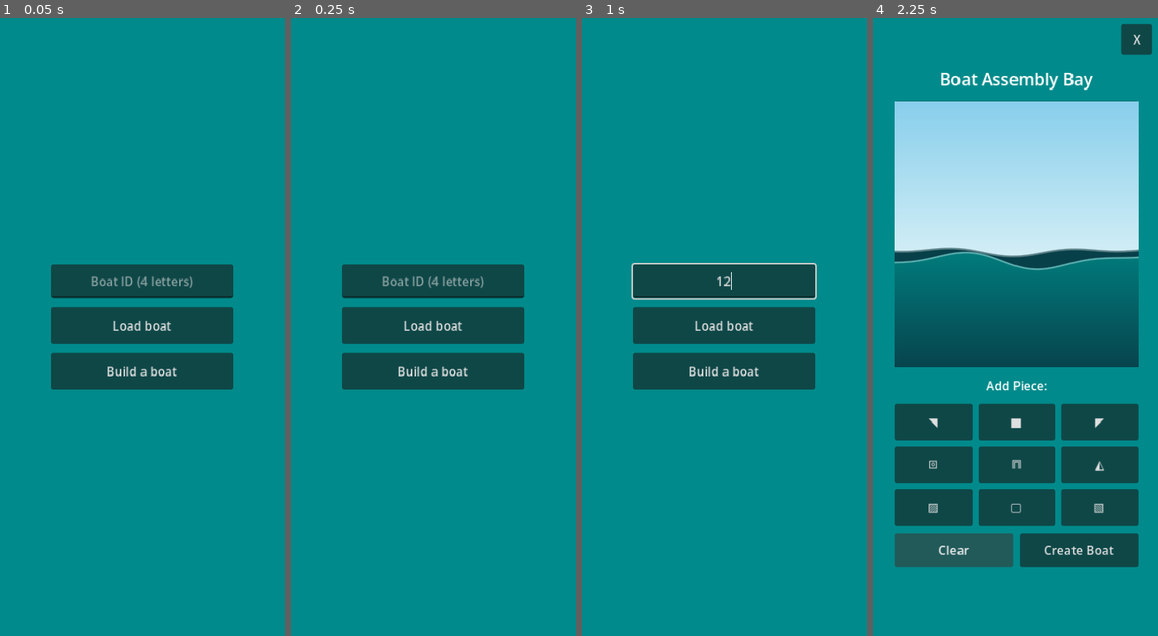
Above: before the commit, frames 1-4 (left to right).
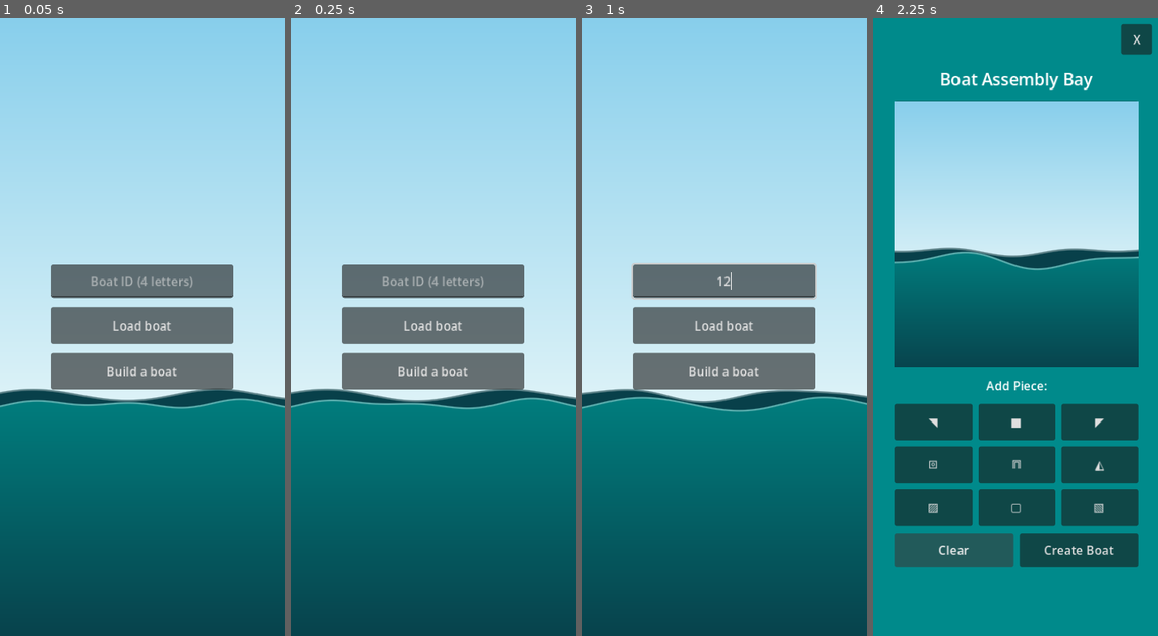
Above: after the commit, the same moments.

Repository: the-shipwrights/the-shipyard
Game: Godot game, scene res://ClientMain.tscn
The game is run twice, just before and just after one commit, with the same random seed, the same clock (stepped at 60 frames per second) and the same inputs.
Inputs (mouse positions are in pixels of both pictures, inside the frame that each line leads up to):
- Up to frame 1 (0.05 s): no input
- Up to frame 2 (0.25 s): no input
- Up to frame 3 (1 s): click (724, 283) at 0.52 s; type "12" at 0.6 s
- Up to frame 4 (2.25 s): click "Build a boat" at 1.25 s; click "Clear" at 2 s

The runs differ from the first frame. In frame 1, 93% of the frame differs, in the area x 0-100%, y 0-100%; in frame 2, 93%; in frame 3, 93%; in frame 4, nothing differs.

Commit message:
Finetuning the UI

Diff:
--- a/simulation/client/ClientMain.tscn
+++ b/simulation/client/ClientMain.tscn
@@ -4,6 +4,7 @@
 [ext_resource type="PackedScene" uid="uid://bsh6truohdknt" path="res://Views/CustomizeView.tscn" id="2_8dsab"]
 [ext_resource type="PackedScene" uid="uid://dp6yq7w4x8kfa" path="res://Views/BuilderView.tscn" id="2_qdac4"]
 [ext_resource type="PackedScene" uid="uid://c0rck3dp1p2sw" path="res://Views/ControlView.tscn" id="3_e3qio"]
+[ext_resource type="PackedScene" uid="uid://dhngks16mvvfe" path="res://Views/BoatlessOcean.tscn" id="5_puuxk"]
 
 [node name="ClientMain" type="Control" unique_id=1258100918]
 layout_mode = 3
@@ -51,6 +52,10 @@
 grow_vertical = 2
 mouse_filter = 2
 color = Color(0, 0.5415405, 0.54309857, 1)
+
+[node name="BoatlessOcean" parent="LandingScreen" unique_id=1814931078 instance=ExtResource("5_puuxk")]
+layout_mode = 1
+ocean_level = 0.625
 
 [node name="MarginContainer" type="MarginContainer" parent="LandingScreen" unique_id=1023800373]
 layout_mode = 1
--- a/simulation/client/Scripts/boat_preview_2d.gd
+++ b/simulation/client/Scripts/boat_preview_2d.gd
@@ -87,11 +87,6 @@
 func _process(delta: float) -> void:
 	_time += delta
 	queue_redraw()
-
-
-# ---------------------------------------------------------------------------
-# Public API (unchanged)
-# ---------------------------------------------------------------------------
 
 func set_customization(colors: Dictionary) -> void:
 	for field in ["primary", "secondary", "accent"]:
@@ -136,11 +131,6 @@
 	_placement_candidates.clear()
 	_candidate_rects.clear()
 	queue_redraw()
-
-
-# ---------------------------------------------------------------------------
-# Drawing
-# ---------------------------------------------------------------------------
 
 func _draw() -> void:
 	_candidate_rects.clear()
@@ -406,11 +396,6 @@
 			accept_event()
 			return
 
-
-# ---------------------------------------------------------------------------
-# Waves
-# ---------------------------------------------------------------------------
-
 func _wave_offset(
 	x0: float,
 	amp_scale: float,
--- /dev/null
+++ b/simulation/client/Scripts/boatless_ocean.gd
@@ -0,0 +1,144 @@
+@tool
+extends Control
+class_name BoatlessOcean
+
+signal placement_selected(piece_id: int, location: Vector2i)
+
+const OUTLINE_COLOR := Color("#15232a")
+
+
+## Waterline as a fraction of screen height, measured from the TOP of the screen.
+## Everything (waves, gradient, boat) hangs off this one value, so tune it in the Inspector.
+@export_range(0.2, 0.9, 0.005) var ocean_level := 0.6
+## Horizontal boat position as a fraction of screen width.
+@export_range(0.0, 1.0, 0.01) var boat_x := 0.5
+## Largest the boat may get, as a fraction of the screen.
+@export_range(0.1, 1.0, 0.01) var boat_max_width := 0.5
+@export_range(0.1, 1.0, 0.01) var boat_max_height := 0.3
+## Draw a simple sky gradient above the water.
+@export var draw_sky := true
+
+
+const SKY_TOP := Color("#87CEEB")
+const SKY_BOTTOM := Color("#e4f5f8")
+const BACK_WAVE_COLOR := Color("#08404a")
+const FRONT_WAVE_COLOR := Color("#008080")
+## The colour the water fades to at the bottom of the screen.
+const DEEP_TEAL := Color("#08404a")
+## The gradient starts this many px above the wave's base line
+const GRADIENT_LEAD := 24.0
+
+const WAVE_STEP := 4.0
+const WAVE_MARGIN := 40.0
+const STEEPNESS := 0.5  # peaked crests; keep the sum of amp*k*steepness below 1
+
+# amplitude (px), wavelength (px), heave speed (rad/s), phase
+const SWELLS := [
+	[5.0, 280.0, 0.7, 0.0],
+	[6.0, 220.0, 0.9, 2.1],
+	[4.0, 140.0, 1.0, 3.0],
+]
+
+var _time := 0.0
+
+
+
+
+func _ready() -> void:
+	clip_contents = true
+	# Fill the whole screen. (This is ignored if the parent is a Container -
+	# make this node a direct child of your root Control / CanvasLayer, and
+	# put it FIRST so the palette and Launch button draw on top of it.)
+	set_anchors_and_offsets_preset(Control.PRESET_FULL_RECT)
+
+
+func _process(delta: float) -> void:
+	_time += delta
+	queue_redraw()
+
+func _draw() -> void:
+
+	var waterline := size.y * ocean_level
+
+	if draw_sky:
+		_draw_sky(waterline)
+
+	_draw_wave(waterline - 12.0, 0.75, 0.8, 1.0, BACK_WAVE_COLOR)
+
+	_draw_wave(waterline, 1.0, 1.0, 0.0, FRONT_WAVE_COLOR)
+
+
+func _draw_sky(waterline: float) -> void:
+	var bottom := waterline + 40.0  # hidden behind the water
+	draw_polygon(
+		PackedVector2Array([
+			Vector2(0.0, 0.0),
+			Vector2(size.x, 0.0),
+			Vector2(size.x, bottom),
+			Vector2(0.0, bottom),
+		]),
+		PackedColorArray([SKY_TOP, SKY_TOP, SKY_BOTTOM, SKY_BOTTOM])
+	)
+
+
+func _world_to_screen(
+	world_point: Vector2,
+	world_center: Vector2,
+	screen_center: Vector2,
+	scale_factor: float
+) -> Vector2:
+	return screen_center + Vector2(
+		(world_point.x - world_center.x) * scale_factor,
+		-(world_point.y - world_center.y) * scale_factor
+	)
+
+func _wave_offset(
+	x0: float,
+	amp_scale: float,
+	speed_scale: float,
+	phase_offset: float
+) -> Vector2:
+	var offset := Vector2.ZERO
+
+	for w in SWELLS:
+		var amp: float = w[0] * amp_scale
+		var spatial: float = x0 * TAU / w[1] + w[3] + phase_offset + _time * 0.05
+		var heave: float = _time * w[2] * speed_scale + w[3] * 1.7 + phase_offset
+		# Fixed shape in x, pulsing in time: up and down, not sliding sideways.
+		offset.y -= amp * sin(spatial) * sin(heave)
+
+	return offset
+
+
+func _draw_wave(
+	base_y: float,
+	amp_scale: float,
+	speed_scale: float,
+	phase_offset: float,
+	color: Color
+) -> void:
+	var span := size.x + WAVE_MARGIN * 2.0
+	var steps := int(ceil(span / WAVE_STEP))
+	var crest := PackedVector2Array()
+
+	for i in range(steps + 1):
+		var x0 := -WAVE_MARGIN + span * float(i) / float(steps)
+		var o := _wave_offset(x0, amp_scale, speed_scale, phase_offset)
+		crest.append(Vector2(x0 + o.x, base_y + o.y))
+
+	var bottom := size.y + 10.0
+	var polygon := crest.duplicate()
+	polygon.append(Vector2(crest[-1].x, bottom))
+	polygon.append(Vector2(crest[0].x, bottom))
+
+	# Vertical gradient: wave colour at the surface -> deep teal at screen bottom.
+	# Colour is a linear function of y, so per-vertex colours interpolate exactly.
+	var top := base_y - GRADIENT_LEAD
+	var span_y := maxf(bottom - top, 1.0)
+	var colors := PackedColorArray()
+	for p in polygon:
+		var t := clampf((p.y - top) / span_y, 0.0, 1.0)
+		colors.append(color.lerp(DEEP_TEAL, t))
+
+	draw_polygon(polygon, colors)
+	draw_polyline(crest, color.lightened(0.35), 2.0, true)
--- a/simulation/client/Scripts/customize_view.gd
+++ b/simulation/client/Scripts/customize_view.gd
@@ -6,6 +6,10 @@
 @export var web_api_base := ""
 
 const COLOR_FIELDS := ["primary", "secondary", "accent"]
+
+const SWATCH_RADIUS := 999       # clamps to a perfect circle at any swatch size
+const ACTIVE_SCALE := 1.15       # the selected swatch grows a little
+const SCALE_TIME := 0.15         # seconds
 
 var boat_data: Dictionary = {}
 var selected_colors: Dictionary = {}
@@ -13,6 +17,9 @@
 var launch_request := HTTPRequest.new()
 var default_launch_text := ""
 
+var _swatch_tweens: Dictionary = {}  # field -> running scale Tween
+var _swatch_targets: Dictionary = {} # field -> scale the swatch is heading to
+
 @onready var boat_preview: BoatPreview2D = %BoatPreview2D
 @onready var launch_button: Button = $SafeArea/Content/LaunchButton
 @onready var status_label: Label = $SafeArea/Content/StatusLabel
@@ -47,6 +54,12 @@
 	for button in [primary_button, secondary_button, accent_button]:
 		button.disabled = true
 
+	# Scaling happens around the swatch centre, so keep the pivot centred as it resizes.
+	for field in COLOR_FIELDS:
+		var swatch := _swatch_for(field)
+		swatch.pivot_offset = swatch.size / 2.0
+		swatch.resized.connect(func() -> void: swatch.pivot_offset = swatch.size / 2.0)
+
 	launch_button.pressed.connect(launch_boat)
 
 func _make_circle_mask(size: int) -> BitMap:
@@ -130,29 +143,50 @@
 	_update_color_swatch("accent", accent_swatch)
 
 
+func _swatch_for(field: String) -> Panel:
+	match field:
+		"primary":
+			return primary_swatch
+		"secondary":
+			return secondary_swatch
+		_:
+			return accent_swatch
+
+
 func _update_color_swatch(field: String, swatch: Panel) -> void:
 	if not selected_colors.has(field):
 		return
 
 	var color: Color = selected_colors[field]
+
+	# The swatch itself is just the colour with a thin darker edge, so pale
+	# colours still read against a light background.
 	var style := StyleBoxFlat.new()
 	style.bg_color = color
-	style.corner_radius_top_left = 32
-	style.corner_radius_top_right = 32
-	style.corner_radius_bottom_left = 32
-	style.corner_radius_bottom_right = 32
-
+	style.set_corner_radius_all(SWATCH_RADIUS)
+	style.set_border_width_all(2)
+	style.border_color = color.darkened(0.3)
+	swatch.add_theme_stylebox_override("panel", style)
+
+	# Selection: the active swatch grows a little.
 	var is_active := field == active_color_field
-	var border_width := 3 if is_active else 1
-	var border_color := Color.WHITE if color.get_luminance() <= 0.65 else Color.BLACK
-
-	style.border_width_left = border_width
-	style.border_width_top = border_width
-	style.border_width_right = border_width
-	style.border_width_bottom = border_width
-	style.border_color = border_color if is_active else color.darkened(0.25)
-
-	swatch.add_theme_stylebox_override("panel", style)
+	_animate_swatch_scale(field, swatch, ACTIVE_SCALE if is_active else 1.0)
+
+
+func _animate_swatch_scale(field: String, swatch: Panel, target: float) -> void:
+	# Called on every colour pick too - only animate when the target changes.
+	if _swatch_targets.get(field, -1.0) == target:
+		return
+	_swatch_targets[field] = target
+
+	var old_tween: Tween = _swatch_tweens.get(field)
+	if old_tween != null and old_tween.is_valid():
+		old_tween.kill()
+
+	var tween := create_tween()
+	tween.tween_property(swatch, "scale", Vector2.ONE * target, SCALE_TIME) \
+		.set_trans(Tween.TRANS_BACK).set_ease(Tween.EASE_OUT)
+	_swatch_tweens[field] = tween
 
 
 func _make_button_style(
--- a/simulation/client/Scripts/palette.gd
+++ b/simulation/client/Scripts/palette.gd
@@ -269,3 +269,4 @@
 
 func select_color(color: Color) -> void:
 	_selected_index = palette_colors.find(color)  # -1 if there's no match, which clears it
+	_refresh_swatches()
--- /dev/null
+++ b/simulation/client/Views/BoatlessOcean.tscn
@@ -0,0 +1,13 @@
+[gd_scene format=3 uid="uid://dhngks16mvvfe"]
+
+[ext_resource type="Script" uid="uid://dfmx0lflubks4" path="res://Scripts/boatless_ocean.gd" id="1_uje0i"]
+
+[node name="BoatlessOcean" type="Control" unique_id=1814931078]
+clip_contents = true
+layout_mode = 3
+anchors_preset = 15
+anchor_right = 1.0
+anchor_bottom = 1.0
+grow_horizontal = 2
+grow_vertical = 2
+script = ExtResource("1_uje0i")
--- a/simulation/client/Views/BuilderView.tscn
+++ b/simulation/client/Views/BuilderView.tscn
@@ -57,6 +57,7 @@
 size_flags_vertical = 3
 
 [node name="BoatPreview2D" parent="SafeArea/Content/CanvasPanel" unique_id=1814931078 instance=ExtResource("2_1ydyr")]
+clip_contents = true
 layout_mode = 2
 size_flags_horizontal = 3
 size_flags_vertical = 3
--- a/simulation/client/Views/CustomizeView.tscn
+++ b/simulation/client/Views/CustomizeView.tscn
@@ -149,7 +149,7 @@
 grow_vertical = 1
 size_flags_horizontal = 3
 size_flags_vertical = 3
-ocean_level = 0.29500000000000004
+ocean_level = 0.30000000000000004
 
 [node name="SafeArea" type="MarginContainer" parent="." unique_id=341861017]
 layout_mode = 1
@@ -269,11 +269,13 @@
 
 [node name="Palette" type="GridContainer" parent="SafeArea/Content/PaletteRegion" unique_id=1287839271]
 layout_mode = 1
-anchors_preset = 15
-anchor_right = 1.0
-anchor_bottom = 1.0
+anchors_preset = -1
+anchor_right = 1.0
+anchor_bottom = 0.975
 offset_left = 19.5
+offset_top = 7.0000153
 offset_right = -19.5
+offset_bottom = -0.024993896
 grow_horizontal = 2
 grow_vertical = 2
 theme_override_constants/h_separation = 8
@@ -282,193 +284,193 @@
 script = ExtResource("2_6jt7g")
 palette_colors = Array[Color]([Color(0.90588236, 0.25882354, 0.2627451, 1), Color(0.92156863, 0.5568628, 0.3529412, 1), …(622 unchanged characters)…
 
-[node name="PaletteSwatch" type="Control" parent="SafeArea/Content/PaletteRegion/Palette" unique_id=1726852266]
-custom_minimum_size = Vector2(70, 70)
-layout_mode = 2
-mouse_filter = 2
-metadata/_palette_generated = true
-
-[node name="Color" type="Panel" parent="SafeArea/Content/PaletteRegion/Palette/PaletteSwatch" unique_id=1902359230]
+[node name="PaletteSwatch" type="Control" parent="SafeArea/Content/PaletteRegion/Palette" unique_id=1181324515]
+custom_minimum_size = Vector2(70, 70)
+layout_mode = 2
+mouse_filter = 2
+metadata/_palette_generated = true
+
+[node name="Color" type="Panel" parent="SafeArea/Content/PaletteRegion/Palette/PaletteSwatch" unique_id=246886436]
 layout_mode = 0
 anchor_right = 1.0
 anchor_bottom = 1.0
 theme_override_styles/panel = SubResource("StyleBoxFlat_e28wa")
 
-[node name="@Control@86134" type="Control" parent="SafeArea/Content/PaletteRegion/Palette" unique_id=222086110]
-custom_minimum_size = Vector2(70, 70)
-layout_mode = 2
-mouse_filter = 2
-metadata/_palette_generated = true
-
-[node name="Color" type="Panel" parent="SafeArea/Content/PaletteRegion/Palette/@Control@86134" unique_id=2083926506]
+[node name="@Control@19913" type="Control" parent="SafeArea/Content/PaletteRegion/Palette" unique_id=1453080261]
+custom_minimum_size = Vector2(70, 70)
+layout_mode = 2
+mouse_filter = 2
+metadata/_palette_generated = true
+
+[node name="Color" type="Panel" parent="SafeArea/Content/PaletteRegion/Palette/@Control@19913" unique_id=270465287]
 layout_mode = 0
 anchor_right = 1.0
 anchor_bottom = 1.0
 theme_override_styles/panel = SubResource("StyleBoxFlat_xmlon")
 
-[node name="@Control@86135" type="Control" parent="SafeArea/Content/PaletteRegion/Palette" unique_id=1361886582]
-custom_minimum_size = Vector2(70, 70)
-layout_mode = 2
-mouse_filter = 2
-metadata/_palette_generated = true
-
-[node name="Color" type="Panel" parent="SafeArea/Content/PaletteRegion/Palette/@Control@86135" unique_id=2020197210]
+[node name="@Control@19914" type="Control" parent="SafeArea/Content/PaletteRegion/Palette" unique_id=909137270]
+custom_minimum_size = Vector2(70, 70)
+layout_mode = 2
+mouse_filter = 2
+metadata/_palette_generated = true
+
+[node name="Color" type="Panel" parent="SafeArea/Content/PaletteRegion/Palette/@Control@19914" unique_id=2076469706]
 layout_mode = 0
 anchor_right = 1.0
 anchor_bottom = 1.0
 theme_override_styles/panel = SubResource("StyleBoxFlat_t30ng")
 
-[node name="@Control@86136" type="Control" parent="SafeArea/Content/PaletteRegion/Palette" unique_id=1093649401]
-custom_minimum_size = Vector2(70, 70)
-layout_mode = 2
-mouse_filter = 2
-metadata/_palette_generated = true
-
-[node name="Color" type="Panel" parent="SafeArea/Content/PaletteRegion/Palette/@Control@86136" unique_id=1413624902]
+[node name="@Control@19915" type="Control" parent="SafeArea/Content/PaletteRegion/Palette" unique_id=1334793550]
+custom_minimum_size = Vector2(70, 70)
+layout_mode = 2
+mouse_filter = 2
+metadata/_palette_generated = true
+
+[node name="Color" type="Panel" parent="SafeArea/Content/PaletteRegion/Palette/@Control@19915" unique_id=1663495158]
 layout_mode = 0
 anchor_right = 1.0
 anchor_bottom = 1.0
 theme_override_styles/panel = SubResource("StyleBoxFlat_s5p5q")
 
-[node name="@Control@86137" type="Control" parent="SafeArea/Content/PaletteRegion/Palette" unique_id=1514705969]
-custom_minimum_size = Vector2(70, 70)
-layout_mode = 2
-mouse_filter = 2
-metadata/_palette_generated = true
-
-[node name="Color" type="Panel" parent="SafeArea/Content/PaletteRegion/Palette/@Control@86137" unique_id=1744888276]
+[node name="@Control@19916" type="Control" parent="SafeArea/Content/PaletteRegion/Palette" unique_id=1695025360]
+custom_minimum_size = Vector2(70, 70)
+layout_mode = 2
+mouse_filter = 2
+metadata/_palette_generated = true
+
+[node name="Color" type="Panel" parent="SafeArea/Content/PaletteRegion/Palette/@Control@19916" unique_id=815061188]
 layout_mode = 0
 anchor_right = 1.0
 anchor_bottom = 1.0
 theme_override_styles/panel = SubResource("StyleBoxFlat_d1irj")
 
-[node name="@Control@86138" type="Control" parent="SafeArea/Content/PaletteRegion/Palette" unique_id=1528575425]
-custom_minimum_size = Vector2(70, 70)
-layout_mode = 2
-mouse_filter = 2
-metadata/_palette_generated = true
-
-[node name="Color" type="Panel" parent="SafeArea/Content/PaletteRegion/Palette/@Control@86138" unique_id=988637891]
+[node name="@Control@19917" type="Control" parent="SafeArea/Content/PaletteRegion/Palette" unique_id=1730261121]
+custom_minimum_size = Vector2(70, 70)
+layout_mode = 2
+mouse_filter = 2
+metadata/_palette_generated = true
+
+[node name="Color" type="Panel" parent="SafeArea/Content/PaletteRegion/Palette/@Control@19917" unique_id=1556491730]
 layout_mode = 0
 anchor_right = 1.0
 anchor_bottom = 1.0
 theme_override_styles/panel = SubResource("StyleBoxFlat_dxypb")
 
-[node name="@Control@86139" type="Control" parent="SafeArea/Content/PaletteRegion/Palette" unique_id=899297478]
-custom_minimum_size = Vector2(70, 70)
-layout_mode = 2
-mouse_filter = 2
-metadata/_palette_generated = true
-
-[node name="Color" type="Panel" parent="SafeArea/Content/PaletteRegion/Palette/@Control@86139" unique_id=1068080866]
+[node name="@Control@19918" type="Control" parent="SafeArea/Content/PaletteRegion/Palette" unique_id=1555954469]
+custom_minimum_size = Vector2(70, 70)
+layout_mode = 2
+mouse_filter = 2
+metadata/_palette_generated = true
+
+[node name="Color" type="Panel" parent="SafeArea/Content/PaletteRegion/Palette/@Control@19918" unique_id=925791708]
 layout_mode = 0
 anchor_right = 1.0
 anchor_bottom = 1.0
 theme_override_styles/panel = SubResource("StyleBoxFlat_ya4qn")
 
-[node name="@Control@86140" type="Control" parent="SafeArea/Content/PaletteRegion/Palette" unique_id=730782006]
-custom_minimum_size = Vector2(70, 70)
-layout_mode = 2
-mouse_filter = 2
-metadata/_palette_generated = true
-
-[node name="Color" type="Panel" parent="SafeArea/Content/PaletteRegion/Palette/@Control@86140" unique_id=782872876]
+[node name="@Control@19919" type="Control" parent="SafeArea/Content/PaletteRegion/Palette" unique_id=1651116681]
+custom_minimum_size = Vector2(70, 70)
+layout_mode = 2
+mouse_filter = 2
+metadata/_palette_generated = true
+
+[node name="Color" type="Panel" parent="SafeArea/Content/PaletteRegion/Palette/@Control@19919" unique_id=855699792]
 layout_mode = 0
 anchor_right = 1.0
 anchor_bottom = 1.0
 theme_override_styles/panel = SubResource("StyleBoxFlat_uqxm3")
 
-[node name="@Control@86141" type="Control" parent="SafeArea/Content/PaletteRegion/Palette" unique_id=1715219942]
-custom_minimum_size = Vector2(70, 70)
-layout_mode = 2
-mouse_filter = 2
-metadata/_palette_generated = true
-
-[node name="Color" type="Panel" parent="SafeArea/Content/PaletteRegion/Palette/@Control@86141" unique_id=1566089435]
+[node name="@Control@19920" type="Control" parent="SafeArea/Content/PaletteRegion/Palette" unique_id=1194602702]
+custom_minimum_size = Vector2(70, 70)
+layout_mode = 2
+mouse_filter = 2
+metadata/_palette_generated = true
+
+[node name="Color" type="Panel" parent="SafeArea/Content/PaletteRegion/Palette/@Control@19920" unique_id=1720133821]
 layout_mode = 0
 anchor_right = 1.0
 anchor_bottom = 1.0
 theme_override_styles/panel = SubResource("StyleBoxFlat_rt7dm")
 
-[node name="@Control@86142" type="Control" parent="SafeArea/Content/PaletteRegion/Palette" unique_id=1479632702]
-custom_minimum_size = Vector2(70, 70)
-layout_mode = 2
-mouse_filter = 2
-metadata/_palette_generated = true
-
-[node name="Color" type="Panel" parent="SafeArea/Content/PaletteRegion/Palette/@Control@86142" unique_id=1333357625]
+[node name="@Control@19921" type="Control" parent="SafeArea/Content/PaletteRegion/Palette" unique_id=1166237229]
+custom_minimum_size = Vector2(70, 70)
+layout_mode = 2
+mouse_filter = 2
+metadata/_palette_generated = true
+
+[node name="Color" type="Panel" parent="SafeArea/Content/PaletteRegion/Palette/@Control@19921" unique_id=2009115208]
 layout_mode = 0
 anchor_right = 1.0
 anchor_bottom = 1.0
 theme_override_styles/panel = SubResource("StyleBoxFlat_4tu2b")
 
-[node name="@Control@86143" type="Control" parent="SafeArea/Content/PaletteRegion/Palette" unique_id=323865493]
-custom_minimum_size = Vector2(70, 70)
-layout_mode = 2
-mouse_filter = 2
-metadata/_palette_generated = true
-
-[node name="Color" type="Panel" parent="SafeArea/Content/PaletteRegion/Palette/@Control@86143" unique_id=491038630]
+[node name="@Control@19922" type="Control" parent="SafeArea/Content/PaletteRegion/Palette" unique_id=1799811332]
+custom_minimum_size = Vector2(70, 70)
+layout_mode = 2
+mouse_filter = 2
+metadata/_palette_generated = true
+
+[node name="Color" type="Panel" parent="SafeArea/Content/PaletteRegion/Palette/@Control@19922" unique_id=1357510398]
 layout_mode = 0
 anchor_right = 1.0
 anchor_bottom = 1.0
 theme_override_styles/panel = SubResource("StyleBoxFlat_5krvr")
 
-[node name="@Control@86144" type="Control" parent="SafeArea/Content/PaletteRegion/Palette" unique_id=891120527]
-custom_minimum_size = Vector2(70, 70)
-layout_mode = 2
-mouse_filter = 2
-metadata/_palette_generated = true
-
-[node name="Color" type="Panel" parent="SafeArea/Content/PaletteRegion/Palette/@Control@86144" unique_id=1404532722]
+[node name="@Control@19923" type="Control" parent="SafeArea/Content/PaletteRegion/Palette" unique_id=655302640]
+custom_minimum_size = Vector2(70, 70)
+layout_mode = 2
+mouse_filter = 2
+metadata/_palette_generated = true
+
+[node name="Color" type="Panel" parent="SafeArea/Content/PaletteRegion/Palette/@Control@19923" unique_id=1850893015]
 layout_mode = 0
 anchor_right = 1.0
 anchor_bottom = 1.0
 theme_override_styles/panel = SubResource("StyleBoxFlat_1ejna")
 
-[node name="@Control@86145" type="Control" parent="SafeArea/Content/PaletteRegion/Palette" unique_id=2044267215]
-custom_minimum_size = Vector2(70, 70)
-layout_mode = 2
-mouse_filter = 2
-metadata/_palette_generated = true
-
-[node name="Color" type="Panel" parent="SafeArea/Content/PaletteRegion/Palette/@Control@86145" unique_id=637211366]
+[node name="@Control@19924" type="Control" parent="SafeArea/Content/PaletteRegion/Palette" unique_id=222712617]
+custom_minimum_size = Vector2(70, 70)
+layout_mode = 2
+mouse_filter = 2
+metadata/_palette_generated = true
+
+[node name="Color" type="Panel" parent="SafeArea/Content/PaletteRegion/Palette/@Control@19924" unique_id=1448952784]
 layout_mode = 0
 anchor_right = 1.0
 anchor_bottom = 1.0
 theme_override_styles/panel = SubResource("StyleBoxFlat_va1iu")
 
-[node name="@Control@86146" type="Control" parent="SafeArea/Content/PaletteRegion/Palette" unique_id=1981692682]
-custom_minimum_size = Vector2(70, 70)
-layout_mode = 2
-mouse_filter = 2
-metadata/_palette_generated = true
-
-[node name="Color" type="Panel" parent="SafeArea/Content/PaletteRegion/Palette/@Control@86146" unique_id=1385212927]
+[node name="@Control@19925" type="Control" parent="SafeArea/Content/PaletteRegion/Palette" unique_id=508390616]
+custom_minimum_size = Vector2(70, 70)
+layout_mode = 2
+mouse_filter = 2
+metadata/_palette_generated = true
+
+[node name="Color" type="Panel" parent="SafeArea/Content/PaletteRegion/Palette/@Control@19925" unique_id=1766048500]
 layout_mode = 0
 anchor_right = 1.0
 anchor_bottom = 1.0
 theme_override_styles/panel = SubResource("StyleBoxFlat_8ypgn")
 
-[node name="@Control@86147" type="Control" parent="SafeArea/Content/PaletteRegion/Palette" unique_id=1489239358]
-custom_minimum_size = Vector2(70, 70)
-layout_mode = 2
-mouse_filter = 2
-metadata/_palette_generated = true
-
-[node name="Color" type="Panel" parent="SafeArea/Content/PaletteRegion/Palette/@Control@86147" unique_id=1854886773]
+[node name="@Control@19926" type="Control" parent="SafeArea/Content/PaletteRegion/Palette" unique_id=358577860]
+custom_minimum_size = Vector2(70, 70)
+layout_mode = 2
+mouse_filter = 2
+metadata/_palette_generated = true
+
+[node name="Color" type="Panel" parent="SafeArea/Content/PaletteRegion/Palette/@Control@19926" unique_id=1219399314]
 layout_mode = 0
 anchor_right = 1.0
 anchor_bottom = 1.0
 theme_override_styles/panel = SubResource("StyleBoxFlat_7sdqy")
 
-[node name="@Control@86148" type="Control" parent="SafeArea/Content/PaletteRegion/Palette" unique_id=1926076951]
-custom_minimum_size = Vector2(70, 70)
-layout_mode = 2
-mouse_filter = 2
-metadata/_palette_generated = true
-
-[node name="Color" type="Panel" parent="SafeArea/Content/PaletteRegion/Palette/@Control@86148" unique_id=1939440329]
+[node name="@Control@19927" type="Control" parent="SafeArea/Content/PaletteRegion/Palette" unique_id=610314044]
+custom_minimum_size = Vector2(70, 70)
+layout_mode = 2
+mouse_filter = 2
+metadata/_palette_generated = true
+
+[node name="Color" type="Panel" parent="SafeArea/Content/PaletteRegion/Palette/@Control@19927" unique_id=2114819653]
 layout_mode = 0
 anchor_right = 1.0
 anchor_bottom = 1.0
@@ -476,7 +478,9 @@
 
 [node name="LaunchButton" type="Button" parent="SafeArea/Content" unique_id=369057098]
 layout_mode = 2
-text = "Launch boat!"
+size_flags_vertical = 3
+size_flags_stretch_ratio = 0.16
+text = "Set sail! 🛥️"
 
 [node name="StatusLabel" type="Label" parent="SafeArea/Content" unique_id=1826761783]
 layout_mode = 2
Not shown, added: simulation/client/Scripts/boatless_ocean.gd.uid
Not shown, changed: backend/boats.db
